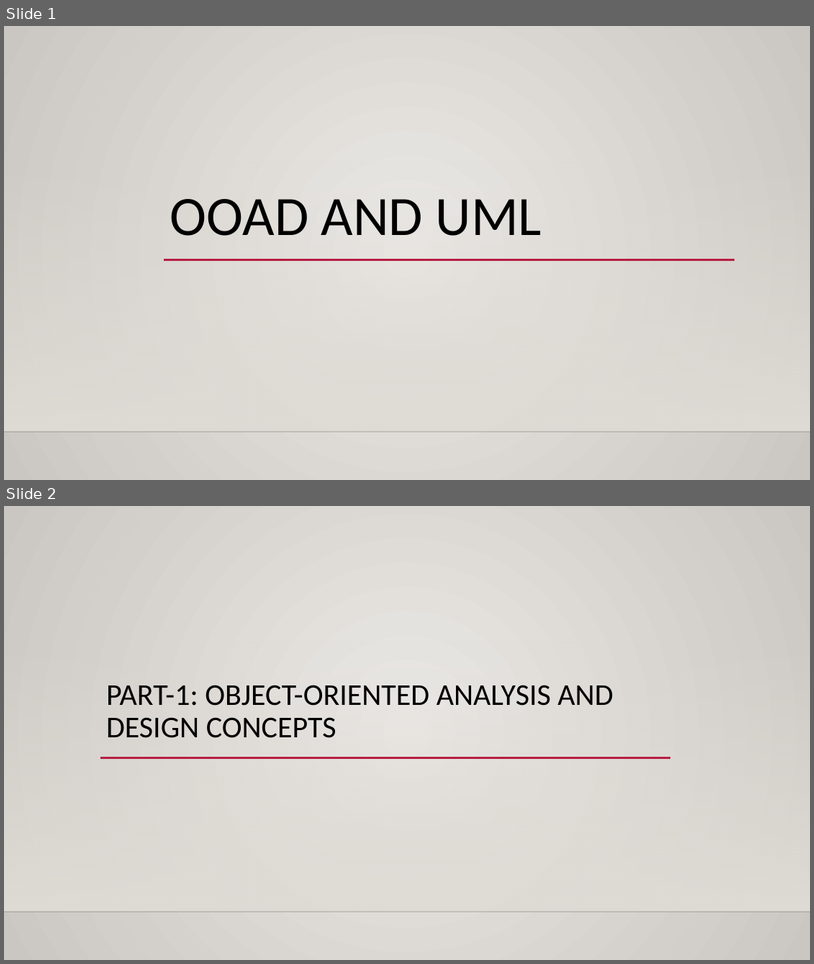
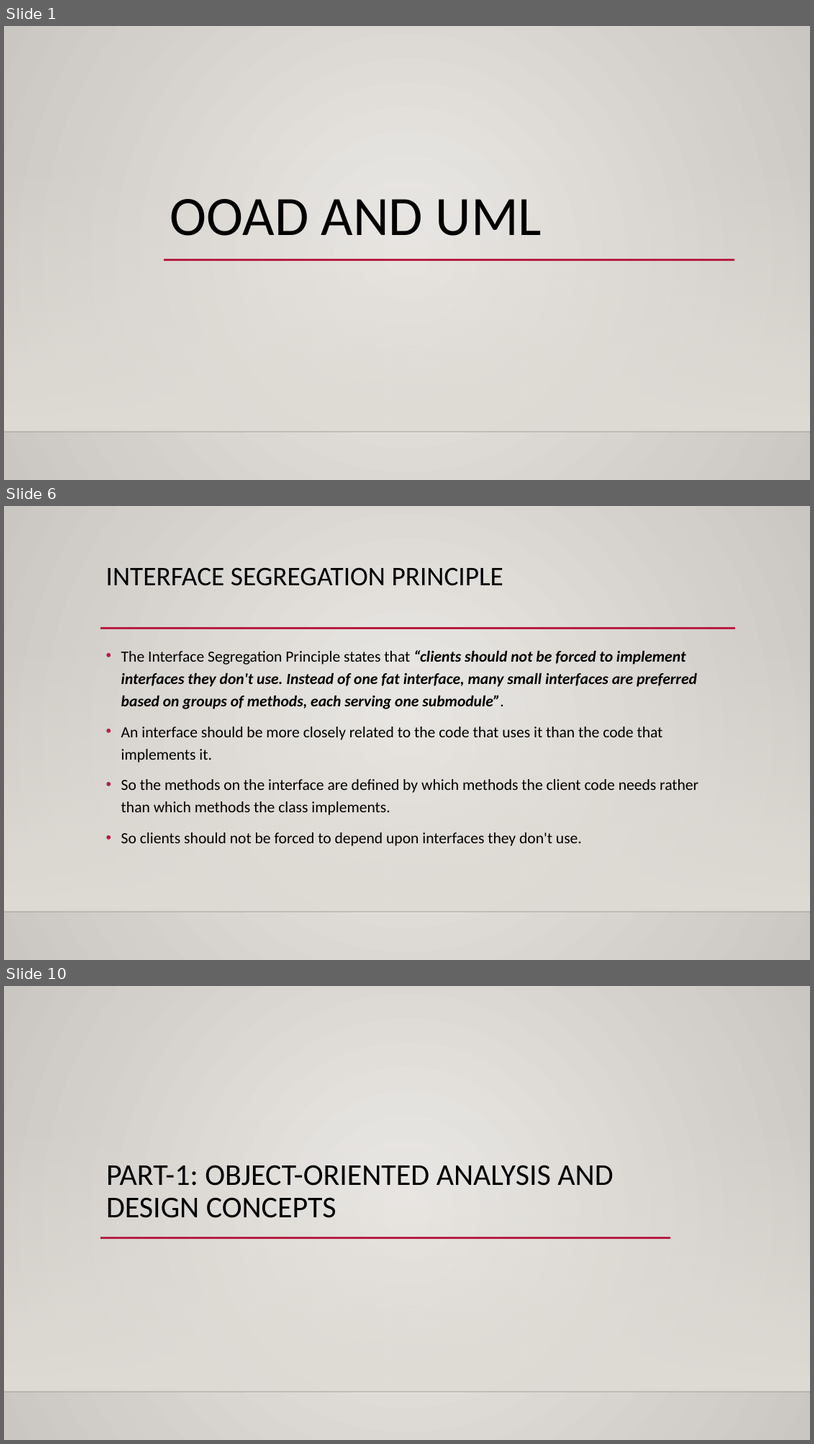
Before and after one commit to joydip-git/siemens-ooad-uml-25thaugust, a slide deck: presentation/OOAD and uml.pptx. Shown one above the other, each under a label of ours: slides 1 and 2 before the commit, slides 1, 6 and 10 after it; the slides between them are not shown. The pictures are 814x964 and 814x1444 pixels, drawn with LibreOffice and Linux fonts; fonts in the diff are those of the drawing; background and template pictures are left out. Boxes give left, top, right and bottom in pixels: in the first picture for what was removed or moved away, otherwise in the second. Text is boxed around its words. In the diff, an @@ line names an element or a change of style, - is before the commit and + after.

```diff
--- a/presentation/OOAD and uml.pptx
+++ b/presentation/OOAD and uml.pptx
@@ slide 6 added at box(4, 506, 810, 960), background gradient #ECEAE7 to #CAC7C1; not listed: 2 template elements that a slide beside it also shows @@
@@ title added at box(106, 567, 504, 586), 32 pt, text #000000 @@
+INTERFACE SEGREGATION PRINCIPLE
@@ line added from (100, 628) to (736, 628), #B71E42 2.5 pt @@
@@ text added at box(121, 650, 699, 846), 18.5 pt, text #000000 @@
+• The Interface Segregation Principle states that “clients should not be forced to implement interfaces they don't use. Instead of one fat interface, many small interfaces are preferred based on groups of methods, each serving one submodule”.
+• An interface should be more closely related to the code that uses it than the code that implements it.
+• So the methods on the interface are defined by which methods the client code needs rather than which methods the class implements.
+• So clients should not be forced to depend upon interfaces they don't use.
@@ what was slide 2 is now slide 10 @@
```
Also in this commit, not shown: 19 other slides added.
